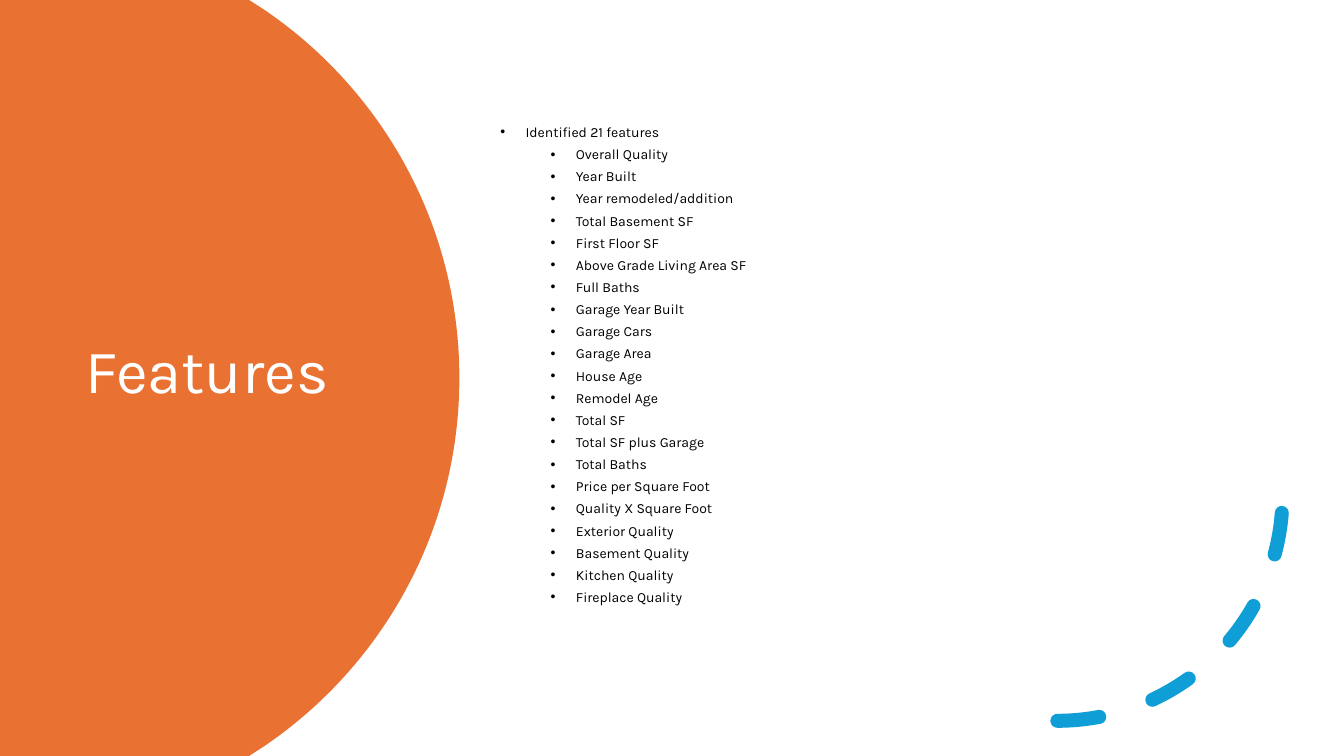
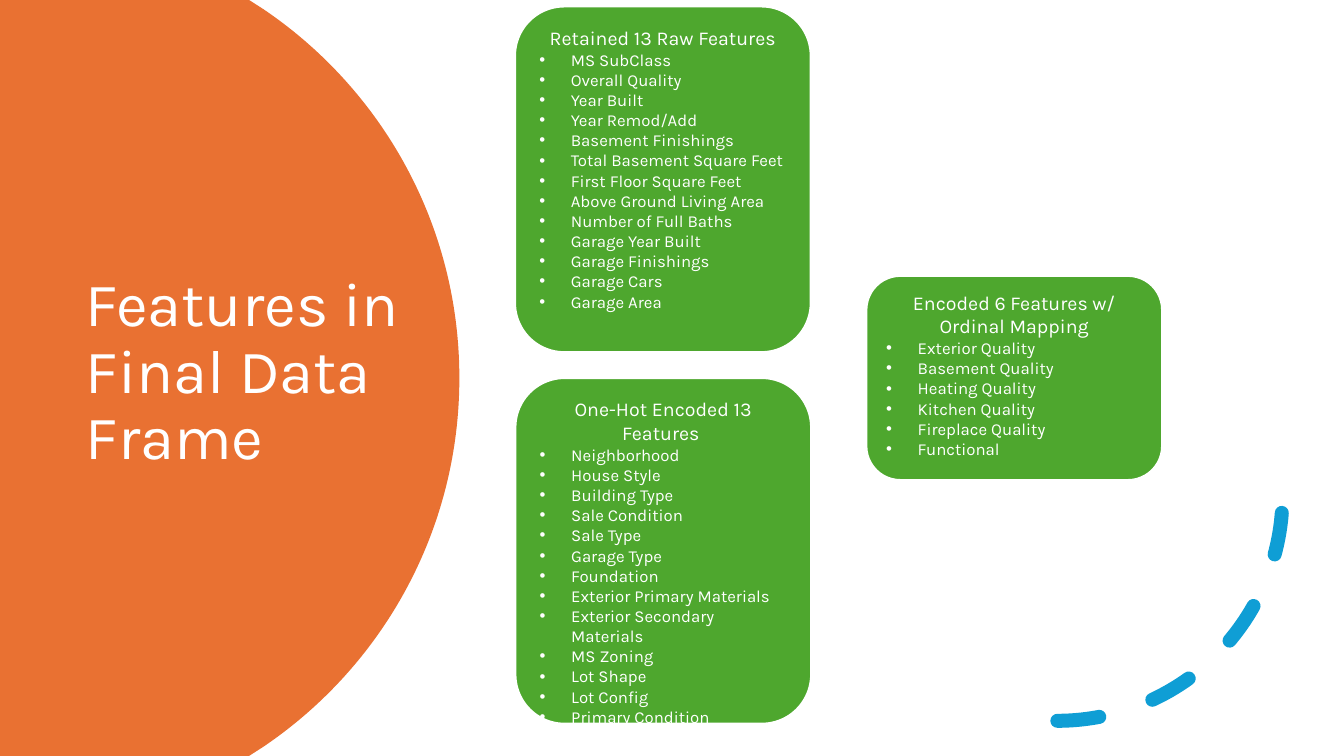
Before and after one commit to dewayneh57/ACS5513, a slide deck: slide 6 of Petabyte Pirates.pptx. Drawn at 1344x756 pixels with LibreOffice and Linux fonts; fonts in the diff are those of the drawing. Boxes give left, top, right and bottom in pixels: in the first picture for what was removed or moved away, otherwise in the second. Text is boxed around its words. In the diff, an @@ line names an element or a change of style, - is before the commit and + after.

Commit message:
Updating slide 6 features

```diff
--- a/Petabyte Pirates.pptx
+++ b/Petabyte Pirates.pptx
@@ rounded rectangle added at <box>515,6,811,352</box>, fill #4EA72E, outline #FFFFFF 1.5 pt, 12 pt, text #FFFFFF @@
+Retained 13 Raw Features
+• MS SubClass
+• Overall Quality
+• Year Built
+• Year Remod/Add
+• Basement Finishings
+• Total Basement Square Feet
+• First Floor Square Feet
+• Above Ground Living Area
+• Number of Full Baths
+• Garage Year Built
+• Garage Finishings
+• Garage Cars
+• Garage Area
@@ text removed at <box>526,127,746,606</box> @@
-• Identified 21 features
-  • Overall Quality
-  • Year Built
-  • Year remodeled/addition
-  • Total Basement SF
-  • First Floor SF
-  • Above Grade Living Area SF
-  • Full Baths
-  • Garage Year Built
-  • Garage Cars
-  • Garage Area
-  • House Age
-  • Remodel Age
-  • Total SF
-  • Total SF plus Garage
-  • Total Baths
-  • Price per Square Foot
-  • Quality X Square Foot
-  • Exterior Quality
-  • Basement Quality
-  • Kitchen Quality
-  • Fireplace Quality
@@ title at <box>86,283,398,460</box>: text changed @@
-Features
+Features in Final Data Frame
@@ rounded rectangle added at <box>866,276,1162,481</box>, fill #4EA72E, outline #FFFFFF 1.5 pt, 12 pt, text #FFFFFF @@
+Encoded 6 Features w/ Ordinal Mapping
+• Exterior Quality
+• Basement Quality
+• Heating Quality
+• Kitchen Quality
+• Fireplace Quality
+• Functional
@@ rounded rectangle added at <box>515,378,811,724</box>, fill #4EA72E, outline #FFFFFF 1.5 pt, 12 pt, text #FFFFFF @@
+One-Hot Encoded 13 Features
+• Neighborhood
+• House Style
+• Building Type
+• Sale Condition
+• Sale Type
+• Garage Type
+• Foundation
+• Exterior Primary Materials
+• Exterior Secondary Materials
+• MS Zoning
+• Lot Shape
+• Lot Config
+• Primary Condition
```
